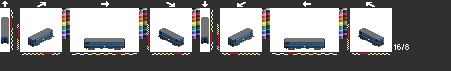
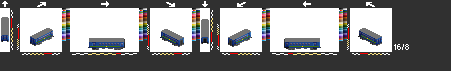
The second 451 × 71 image is a revision of the first. Changes to its layers:
added layer "cle1" above "ljp76" over [1, 17, 382, 47]
hid "hfhjc613" over [1, 17, 384, 47]
added layer "cle" above "clehtj" over [1, 17, 384, 50]
hid "clehtj" over [1, 17, 384, 50]
